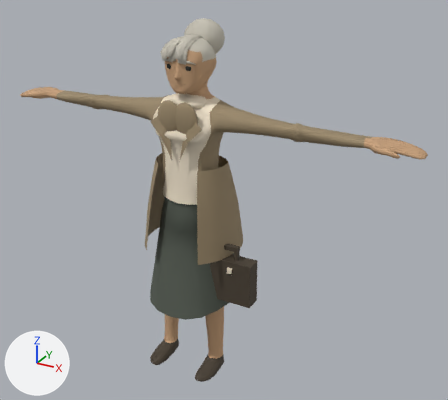
One commit to the glTF model public/assets/characters/office/office-yeon.glb: the scene before it, then after it.
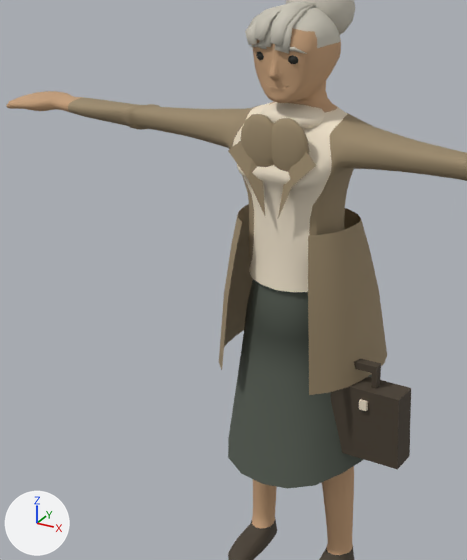
There are two pictures of each version: one whole from a camera (50 mm lens) standing at (1.63, -2.59, 2.34) and looking at (0.14, 0.1, 0.99), one close up on the part from 4% to 65% of the width and 8% to 90% of the height. The lights are fixed; the arrows at lower left show +X, +Y and +Z. The older version's two pictures come first. Where no turn or scale is listed for an object, it has been applied to the vertices.

The scene before the commit, as lines of its bpy script (objects in view):
```python
ob_office_yeon_bun = bpy.data.objects.new('office-yeon_Bun', me_구체)
ob_office_yeon_bun.location = (0.0, 0.0, 0.008)
ob_office_yeon_lapel = bpy.data.objects.new('office-yeon_Lapel', me_lapel)
ob_office_yeon_lapel.location = (0.0, 0.0, 0.008)
ob_office_yeon_lapel_001 = bpy.data.objects.new('office-yeon_Lapel.001', me_lapel_001)
ob_office_yeon_lapel_001.location = (0.0, 0.0, 0.008)
ob_office_yeon_neckwear = bpy.data.objects.new('office-yeon_Neckwear', me_구체_001)
ob_office_yeon_neckwear.location = (0.0, 0.0, 0.008)
ob_office_yeon_scarf = bpy.data.objects.new('office-yeon_scarf', me_구체_002)
ob_office_yeon_scarf.location = (0.0, 0.0, 0.008)
ob_office_yeon_scarf_001 = bpy.data.objects.new('office-yeon_scarf.001', me_구체_003)
ob_office_yeon_scarf_001.location = (0.0, 0.0, 0.008)
# also in view: 'office-yeon_Hair_bun' at (0.0, 0.03, 1.8); 'office-yeon_LegsShoes' at (0.0, -0.08, 0.23); 'office-yeon_HandBriefcase' at (0.29, -0.05, 0.62); 'office-yeon_Top' at (0.0, 0.01, 1.42); 'office-yeon_CoatHem' at (0.0, 0.03, 0.99)
```
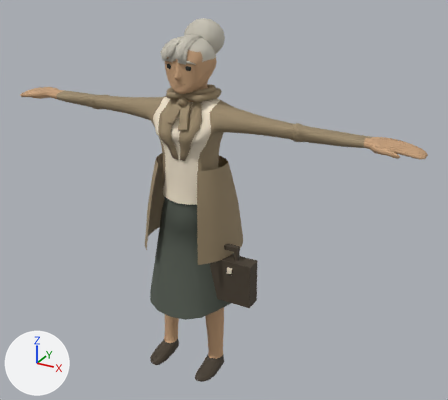
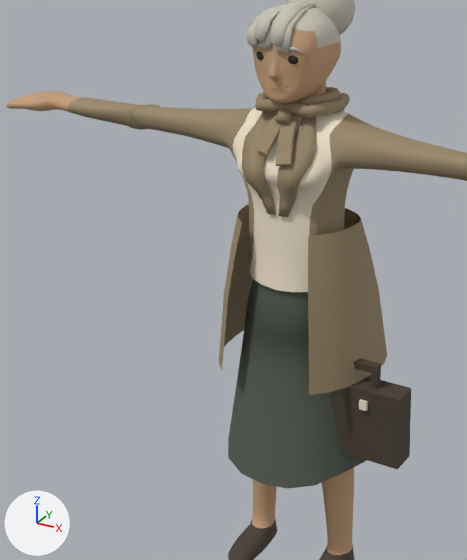
The change, as a list of edits to the scene's bpy script:
```text
Add me_office_yeon_fit_scarf:
    me_office_yeon_fit_scarf.from_pydata(...)  # 312 vertices, 612 faces; spans x -0.14..0.139, y -0.145..0.176, z 1.417..1.601
    me_office_yeon_fit_scarf.materials.append(mat_office_yeon_jacket)  # brown #9b896b
Add me_office_yeon_fit_lapel:
    me_office_yeon_fit_lapel.from_pydata(...)  # 168 vertices, 324 faces; spans x -0.119..0.121, y -0.142..0.146, z 1.255..1.577
    me_office_yeon_fit_lapel.materials.append(mat_office_yeon_jacket)  # brown #9b896b
Remove ob_office_yeon_lapel:
    ob_office_yeon_lapel = bpy.data.objects.new('office-yeon_Lapel', me_lapel)
    ob_office_yeon_lapel.location = (0.0, 0.0, 0.008)
Remove ob_office_yeon_lapel_001:
    ob_office_yeon_lapel_001 = bpy.data.objects.new('office-yeon_Lapel.001', me_lapel_001)
    ob_office_yeon_lapel_001.location = (0.0, 0.0, 0.008)
Remove ob_office_yeon_neckwear:
    ob_office_yeon_neckwear = bpy.data.objects.new('office-yeon_Neckwear', me_구체_001)
    ob_office_yeon_neckwear.location = (0.0, 0.0, 0.008)
Remove ob_office_yeon_scarf:
    ob_office_yeon_scarf = bpy.data.objects.new('office-yeon_scarf', me_구체_002)
    ob_office_yeon_scarf.location = (0.0, 0.0, 0.008)
Remove ob_office_yeon_scarf_001:
    ob_office_yeon_scarf_001 = bpy.data.objects.new('office-yeon_scarf.001', me_구체_003)
    ob_office_yeon_scarf_001.location = (0.0, 0.0, 0.008)
Add ob_office_yeon_fit_scarf:
    ob_office_yeon_fit_scarf = bpy.data.objects.new('office-yeon_Fit_scarf', me_office_yeon_fit_scarf)
    ob_office_yeon_fit_scarf.location = (0.0, 0.0, 0.008)
Add ob_office_yeon_fit_lapel:
    ob_office_yeon_fit_lapel = bpy.data.objects.new('office-yeon_Fit_lapel', me_office_yeon_fit_lapel)
    ob_office_yeon_fit_lapel.location = (0.0, 0.0, 0.008)
```

Where the change shows, as pixel boxes (x1, y1, x2, y2) in the close-ups (467 x 560 px):
'office-yeon_Fit_lapel', added (brown): after (242, 111, 316, 217)
'office-yeon_Fit_scarf', added (brown): after (255, 87, 350, 166)
'office-yeon_scarf.001', deleted (brown): before (272, 118, 310, 172)
'office-yeon_scarf', deleted (brown): before (241, 114, 274, 167)
'office-yeon_Neckwear', deleted: before (261, 102, 325, 129)
'office-yeon_Lapel', deleted (brown): before (228, 141, 265, 216)
'office-yeon_Lapel.001', deleted (brown): before (278, 152, 316, 218)
